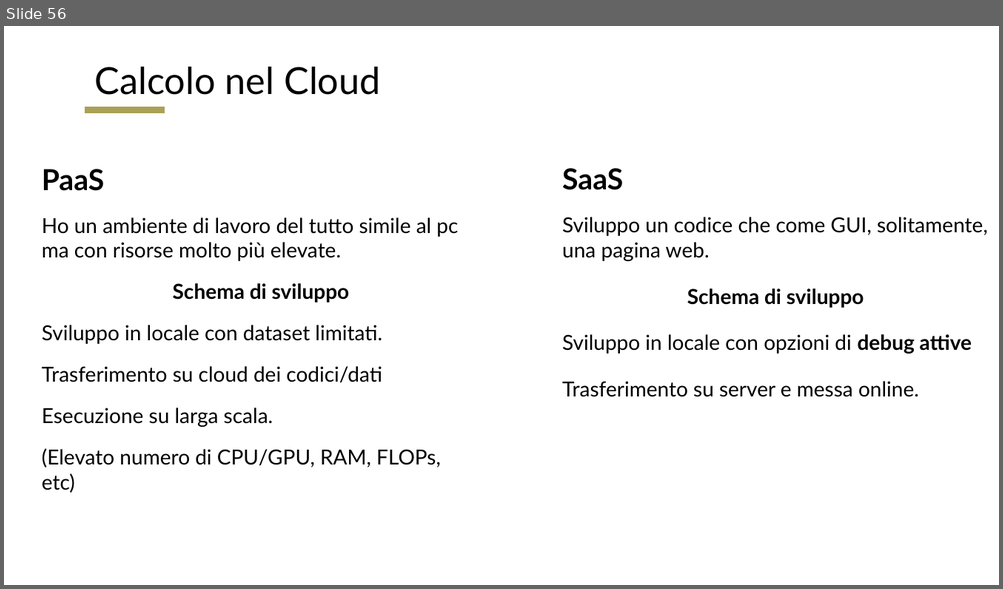
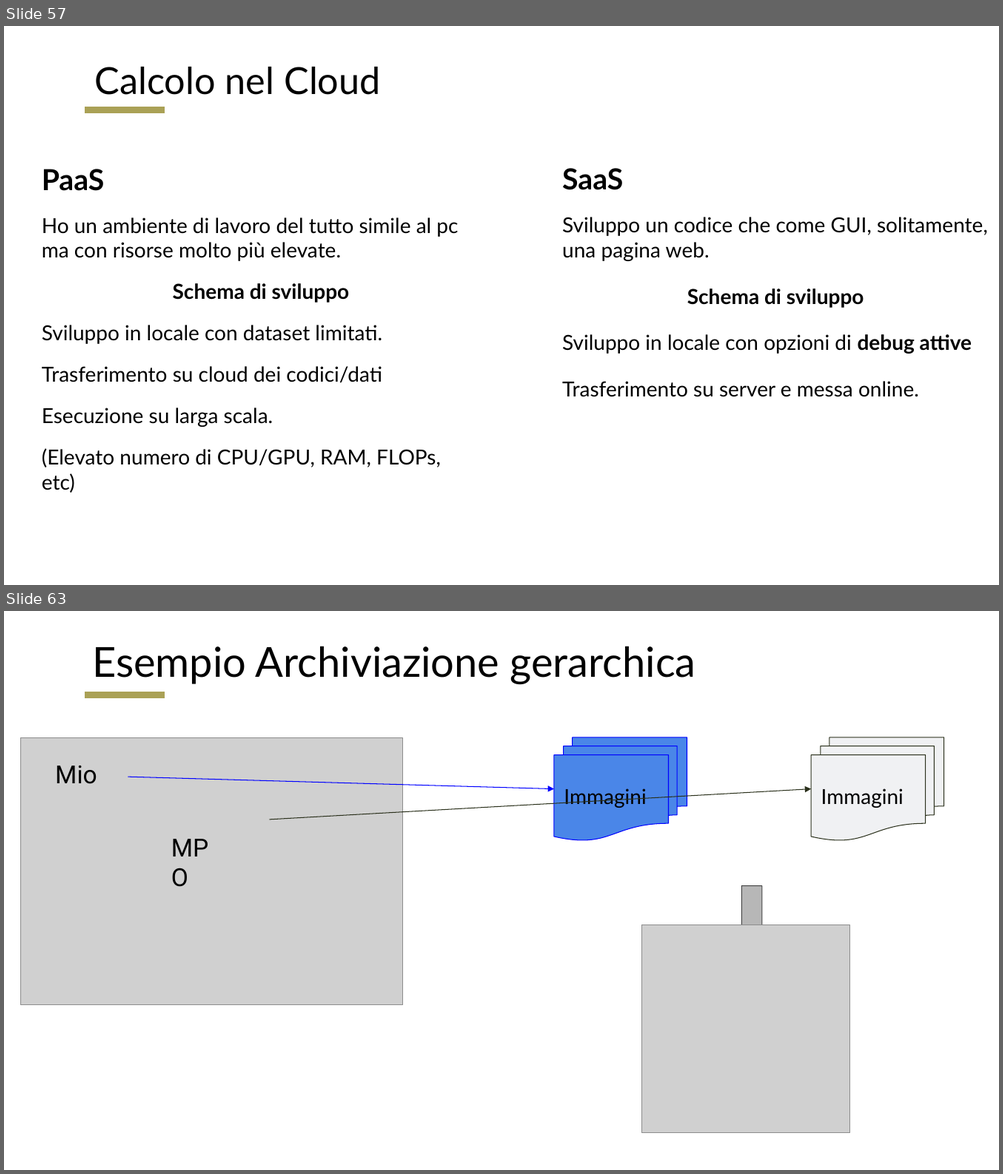
Before and after one commit to RomoloPoliti-INAF/PhDCourse2022, a slide deck: Cloud_Archive_and_Computation.pptx. Shown one above the other, each under a label of ours: slide 56 before the commit, slides 57 and 63 after it; the slides between them are not shown. The pictures are 1003x589 and 1003x1174 pixels, drawn with LibreOffice and Linux fonts; fonts in the diff are those of the drawing; grey boxes stand for pictures. Boxes give left, top, right and bottom in pixels: in the first picture for what was removed or moved away, otherwise in the second. Text is boxed around its words. In the diff, an @@ line names an element or a change of style, - is before the commit and + after.

```diff
--- a/Cloud_Archive_and_Computation.pptx
+++ b/Cloud_Archive_and_Computation.pptx
@@ slide 63 added at [4,611,999,1170], background #FFFFFF; not listed: 1 template element that a slide beside it also shows @@
@@ title added at [92,646,696,684], 40 pt, text #000000 @@
+Esempio Archiviazione gerarchica
@@ picture added at [20,738,402,1005] @@
@@ flow chart multidocument added at [554,738,687,841], fill #4A86E8, outline #0000FF 0.75 pt, 20 pt, text #000000 @@
+Immagini
@@ flow chart multidocument added at [811,738,944,841], fill #F0F1F3, outline #2A301B 0.75 pt, 20 pt, text #000000 @@
+Immagini
@@ text added at [55,766,97,784], 24 pt, text #000000 @@
+Mio
@@ arrow added from (128, 777) to (554, 789), #0000FF 0.75 pt @@
@@ arrow added from (269, 820) to (811, 789), #2A301B 0.75 pt @@
@@ text added at [162,822,234,872], 24 pt, text #000000 @@
+MPO
@@ down arrow added at [731,886,772,958], fill #B7B7B7, outline #434343 0.75 pt @@
@@ picture added at [642,925,850,1133] @@
@@ what was slide 56 is now slide 57 @@
```
Also in this commit, not shown: 11 slides changed, 21 other slides added.
